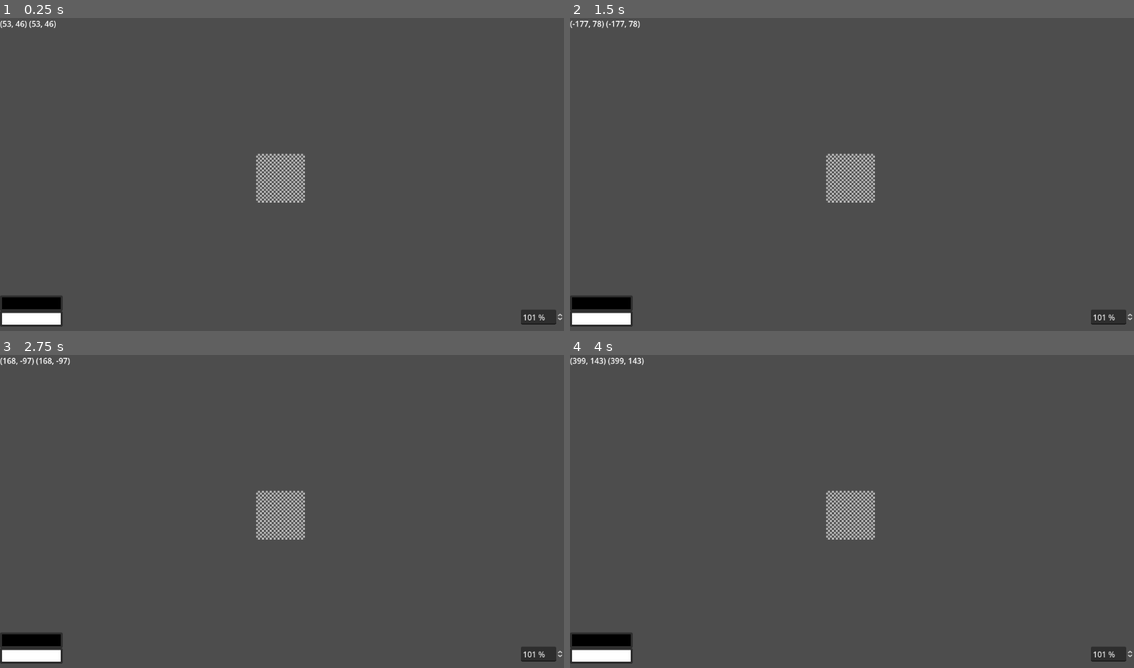
Above: before the commit, frames 1-4 (two rows, left to right).
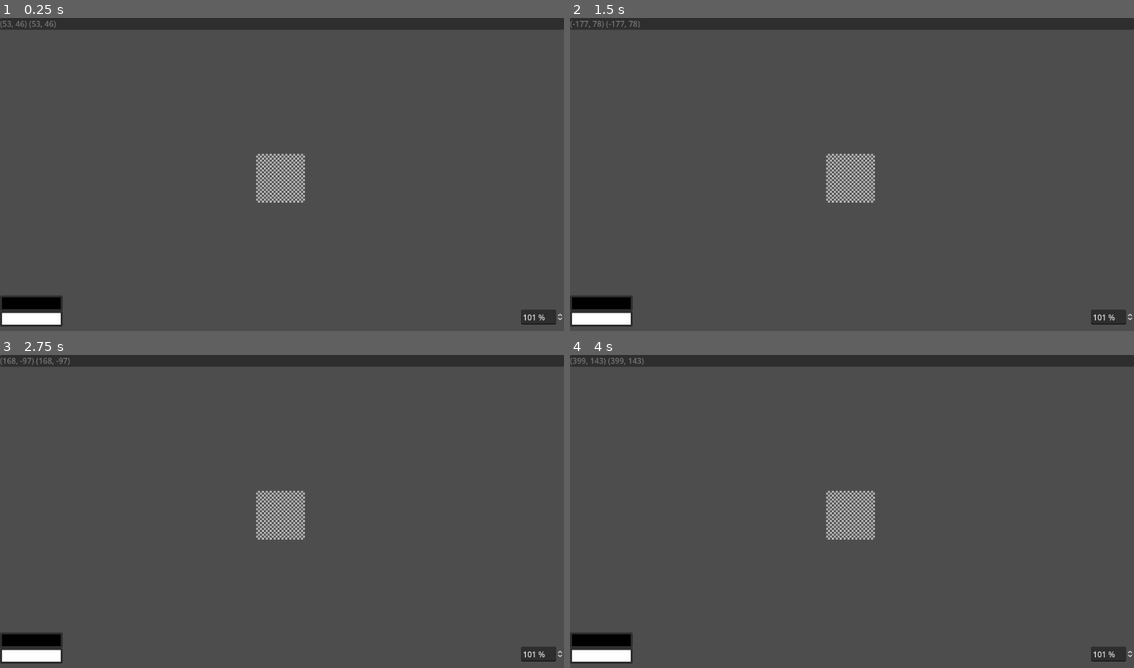
Above: after the commit, the same moments.

Repository: Shidoengie/PIxGD-GD4
Game: Godot game, scene res://Scenes/Main/control.tscn
The game is run twice, just before and just after one commit, with the same random seed, the same clock (stepped at 60 frames per second) and the same inputs.
Inputs (mouse positions are in pixels of both pictures, inside the frame that each line leads up to):
- Up to frame 1 (0.25 s): no input
- Up to frame 2 (1.5 s): tap Enter at 0.5 s; move the mouse to (852, 177) at 0.52 s; press the mouse at (852, 177) at 0.53 s; tap Space at 1.25 s; move the mouse to (739, 193) at 1.27 s; release the mouse at (739, 193) at 1.28 s; tap Middle mouse button (mouseMiddle_3rd) at 1.35 s; click (739, 193) at 1.42 s
- Up to frame 3 (2.75 s): tap Enter at 2 s; move the mouse to (338, 442) at 2.02 s; hold Right mouse button (mouseRight_2nd) from 2.03 s (still down); click (338, 442) at 2.17 s
- Up to frame 4 (4 s): tap Space at 2.75 s; move the mouse to (823, 577) at 2.77 s; release Right mouse button (mouseRight_2nd) at 2.78 s; click (823, 577) at 2.85 s; tap Enter at 3.5 s; move the mouse to (1021, 561) at 3.52 s; hold Middle mouse button (mouseMiddle_3rd) from 3.53 s (still down); click (1021, 561) at 3.67 s

The runs differ from the first frame. In frame 1, 3.6% of the frame differs, in the area x 0-100%, y 0-4%; in frame 2, 3.6%; in frame 3, 3.6%; in frame 4, 3.6%.

Commit message:
started work on a custom color picker button

Diff:
--- /dev/null
+++ b/Assets/shaders/Checkers.tres
@@ -0,0 +1,24 @@
+[gd_resource type="ShaderMaterial" load_steps=2 format=3 uid="uid://do1mxwei2hsi1"]
+
+[sub_resource type="Shader" id="1"]
+code = "shader_type canvas_item;
+
+uniform float checker_scale = 15;
+
+float checkersTexture( in vec2 p )
+{
+    vec2 q = floor(p)+vec2(0.4);
+
+    return mod( q.x+q.y, 2.0 );            // xor pattern
+}
+
+void fragment() {
+
+    COLOR = vec4((
+		vec3(checkersTexture(UV*vec2(checker_scale))/2.5)
+		),1);
+}"
+
+[resource]
+shader = SubResource("1")
+shader_parameter/checker_scale = 25.0
--- a/Scenes/Canvas/Canvas.tscn
+++ b/Scenes/Canvas/Canvas.tscn
@@ -1,32 +1,10 @@
-[gd_scene load_steps=7 format=3 uid="uid://ckyvqsj1jly2d"]
+[gd_scene load_steps=6 format=3 uid="uid://ckyvqsj1jly2d"]
 
 [ext_resource type="Script" path="res://Scenes/Canvas/src/Control.gd" id="1_5xl5u"]
 [ext_resource type="Script" path="res://Scenes/Canvas/src/DrawControl.gd" id="2_a00w7"]
+[ext_resource type="Material" uid="uid://do1mxwei2hsi1" path="res://Assets/shaders/Checkers.tres" id="2_qxgvr"]
 [ext_resource type="Script" path="res://Scenes/Canvas/src/Draw.gd" id="3_tu6we"]
 [ext_resource type="Script" path="res://Scenes/Canvas/src/PreviewCanvas.gd" id="4_ks7ry"]
-
-[sub_resource type="Shader" id="1"]
-code = "shader_type canvas_item;
-
-uniform float checker_scale = 15;
-
-float checkersTexture( in vec2 p )
-{
-    vec2 q = floor(p)+vec2(0.4);
-
-    return mod( q.x+q.y, 2.0 );            // xor pattern
-}
-
-void fragment() {
-
-    COLOR = vec4((
-		vec3(checkersTexture(UV*vec2(checker_scale))/2.5)
-		),1);
-}"
-
-[sub_resource type="ShaderMaterial" id="2"]
-shader = SubResource("1")
-shader_parameter/checker_scale = 25.0
 
 [node name="Canvas" type="Control"]
 layout_mode = 3
@@ -35,7 +13,7 @@
 canvas_size = Vector2(100, 100)
 
 [node name="Container" type="ColorRect" parent="."]
-material = SubResource("2")
+material = ExtResource("2_qxgvr")
 layout_mode = 0
 offset_right = 100.0
 offset_bottom = 100.0
@@ -86,7 +64,6 @@
 
 [node name="CanvasCamera" type="Camera2D" parent="."]
 position = Vector2(53, 46)
-current = true
 
 [connection signal="mouse_moved" from="DrawControl" to="DrawControl" method="_on_DrawControl_mouse_moved"]
 [connection signal="notPainting" from="DrawControl" to="DrawControl/MainDrawView/DrawSurface" method="_on_draw_control_not_painting"]
--- /dev/null
+++ b/Scenes/Colorpickerbutton/ColorButton.gd
@@ -0,0 +1,19 @@
+class_name SliderColorButton
+extends Control
+
+@export var color = Color.WHITE
+@onready var color_panel = %ColorPanel
+@onready var hex_color = $HexColor
+
+# Called when the node enters the scene tree for the first time.
+func _ready():
+	hex_color.text = "#"+str(color.to_html())
+	color_panel.color = color
+
+# Called every frame. 'delta' is the elapsed time since the previous frame.
+func _process(delta):
+	pass
+
+
+func _on_button_pressed():
+	print_debug("aa")
--- /dev/null
+++ b/Scenes/Colorpickerbutton/ColorButton.tscn
@@ -0,0 +1,67 @@
+[gd_scene load_steps=3 format=3 uid="uid://c04sbd1cjqv8e"]
+
+[ext_resource type="Script" path="res://Scenes/Colorpickerbutton/ColorButton.gd" id="1_bt100"]
+[ext_resource type="Material" uid="uid://do1mxwei2hsi1" path="res://Assets/shaders/Checkers.tres" id="2_ef6f1"]
+
+[node name="ColorButton" type="Control"]
+layout_mode = 3
+anchors_preset = 15
+anchor_right = 1.0
+anchor_bottom = 1.0
+offset_right = -1040.0
+offset_bottom = -608.0
+grow_horizontal = 2
+grow_vertical = 2
+script = ExtResource("1_bt100")
+color = Color(0.0705882, 0.203922, 0.337255, 0.537255)
+
+[node name="Button" type="Button" parent="."]
+layout_mode = 1
+anchors_preset = 15
+anchor_right = 1.0
+anchor_bottom = 1.0
+grow_horizontal = 2
+grow_vertical = 2
+
+[node name="transPanel" type="ColorRect" parent="."]
+material = ExtResource("2_ef6f1")
+layout_mode = 1
+anchors_preset = 15
+anchor_right = 1.0
+anchor_bottom = 1.0
+offset_left = 8.0
+offset_top = 8.0
+offset_right = -8.0
+offset_bottom = -8.0
+mouse_filter = 2
+
+[node name="ColorPanel" type="ColorRect" parent="transPanel"]
+unique_name_in_owner = true
+layout_mode = 1
+anchors_preset = 15
+anchor_right = 1.0
+anchor_bottom = 1.0
+grow_horizontal = 2
+grow_vertical = 2
+mouse_filter = 2
+
+[node name="HexColor" type="Label" parent="."]
+layout_mode = 1
+anchors_preset = 8
+anchor_left = 0.5
+anchor_top = 0.5
+anchor_right = 0.5
+anchor_bottom = 0.5
+offset_left = -35.0
+offset_top = -13.0
+offset_right = 35.0
+offset_bottom = 13.0
+grow_horizontal = 2
+grow_vertical = 2
+theme_override_colors/font_shadow_color = Color(0, 0, 0, 1)
+theme_override_colors/font_outline_color = Color(0, 0, 0, 1)
+theme_override_constants/outline_size = 3
+text = "#123456789"
+horizontal_alignment = 1
+
+[connection signal="pressed" from="Button" to="." method="_on_button_pressed"]
--- a/Scenes/Main/control.tscn
+++ b/Scenes/Main/control.tscn
@@ -47,6 +47,12 @@
 offset_right = 40.0
 offset_bottom = 23.0
 
+[node name="Panel" type="Panel" parent="CanvasLayer"]
+anchors_preset = 10
+anchor_right = 1.0
+offset_bottom = 24.0
+grow_horizontal = 2
+
 [node name="Canvas" parent="." instance=ExtResource("2_5k4kc")]
 unique_name_in_owner = true
 offset_top = 152.0
--- a/Scenes/Main/mainscreen.gd
+++ b/Scenes/Main/mainscreen.gd
@@ -22,3 +22,6 @@
 
 func _on_canvas_zoom_changed(value):
 	ZoomInput.value = value.x*100
+
+func _input(event):
+	pass
Binary file added: Assets/ThaleahFat.ttf
Not shown, added: Assets/ThaleahFat.ttf.import
